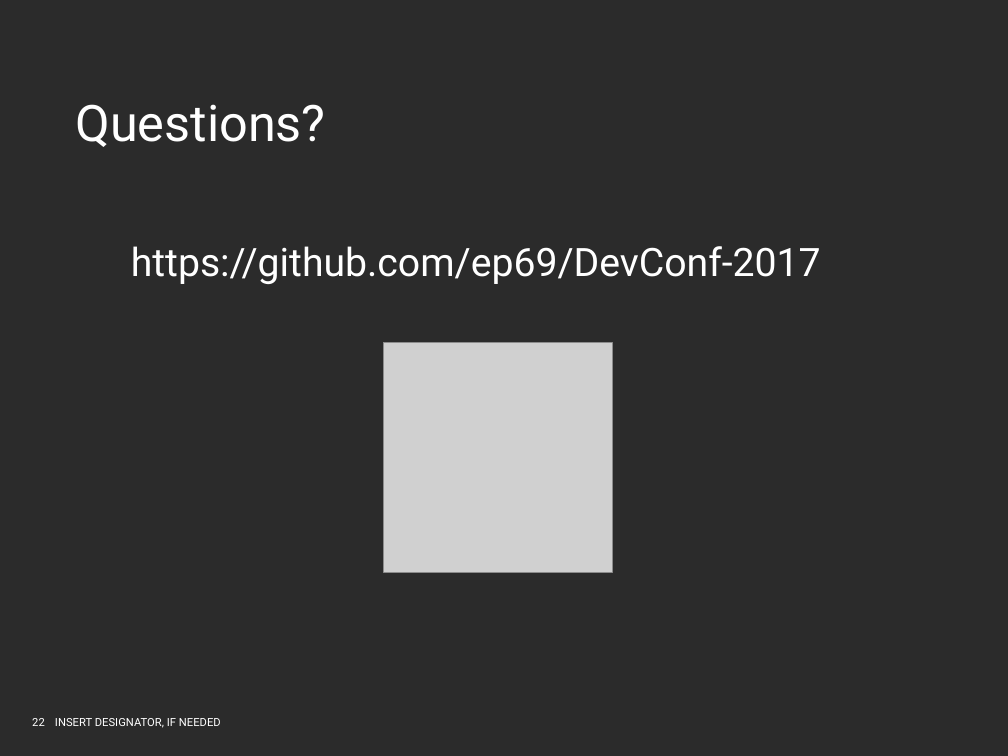
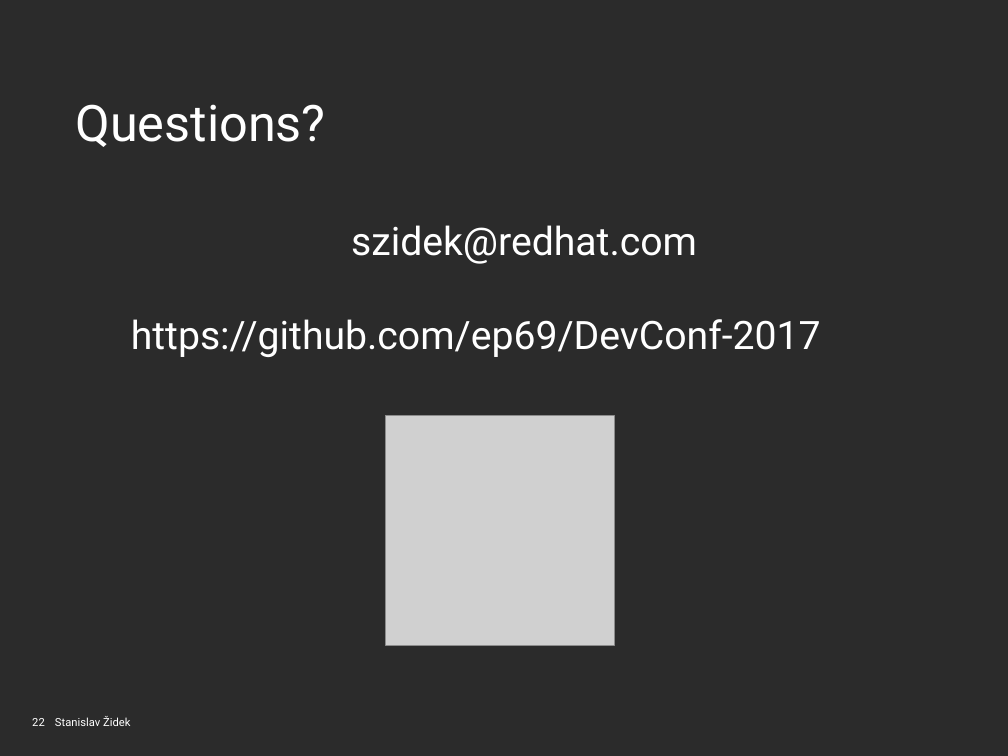
Before and after one commit to ep69/DevConf-2017, a slide deck: slide 22 of rhpres.odp. Drawn at 1008x756 pixels with LibreOffice and Linux fonts; fonts in the diff are those of the drawing; grey boxes stand for pictures; background and template pictures are left out; a plain dark background stands for a picture behind light text. Boxes give left, top, right and bottom in pixels: in the first picture for what was removed or moved away, otherwise in the second. Text is boxed around its words. In the diff, an @@ line names an element or a change of style, - is before the commit and + after.

```diff
--- a/rhpres.odp
+++ b/rhpres.odp
@@ text "szidek@redhat.com": place and size @@
-text "szidek@redhat.com" at box(131, 246, 821, 284)
+text "szidek@redhat.com" at box(131, 225, 821, 357)
@@ text at box(351, 225, 697, 264): paragraph added @@
+szidek@redhat.com
@@ picture: place and size @@
-picture at box(383, 343, 613, 573)
+picture at box(385, 415, 615, 645)
@@ text at box(55, 716, 130, 726): text changed @@
-INSERT DESIGNATOR, IF NEEDED
+Stanislav Židek
```
Also in this commit, not shown: 20 other slides changed, 1 other file.
